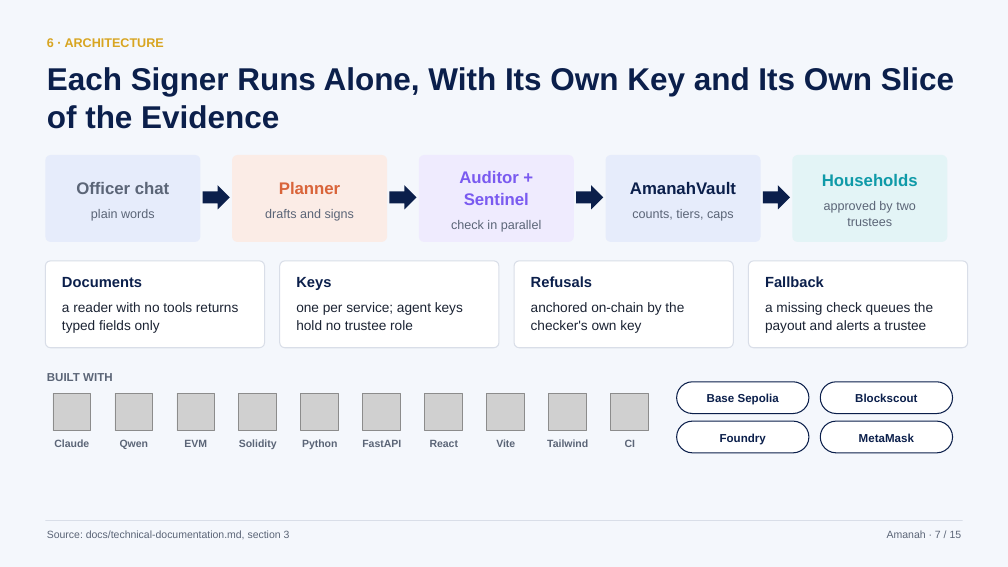
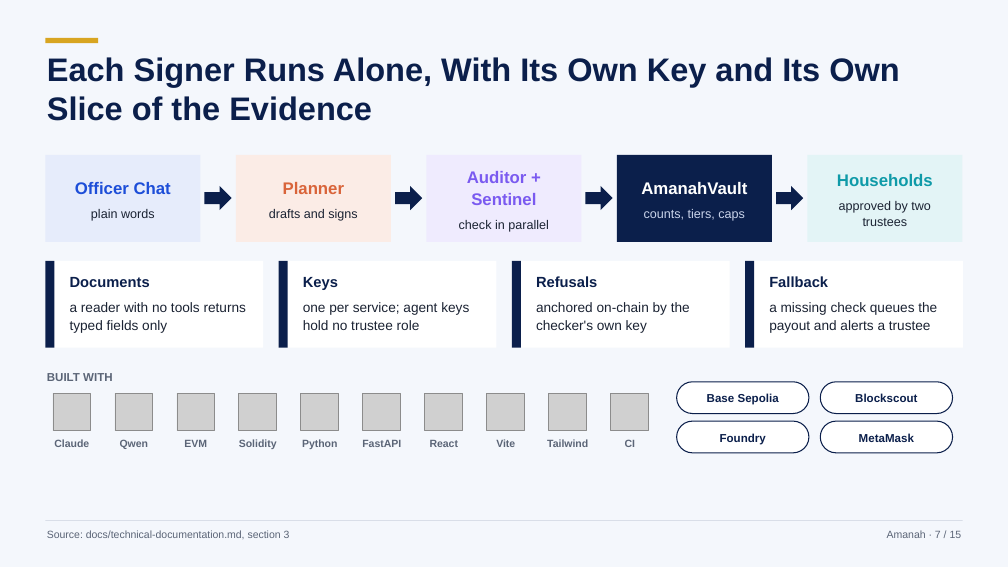
Before and after one commit to hafizmnazman/amanah-wallet, a slide deck: slide 7 of docs/deck/amanah-deck.pptx. Drawn at 1008x567 pixels with LibreOffice and Linux fonts; fonts in the diff are those of the drawing; grey boxes stand for pictures. Boxes give left, top, right and bottom in pixels: in the first picture for what was removed or moved away, otherwise in the second. Text is boxed around its words. In the diff, an @@ line names an element or a change of style, - is before the commit and + after.

```diff
--- a/docs/deck/amanah-deck.pptx
+++ b/docs/deck/amanah-deck.pptx
@@ text "Each Signer Runs Alone, With ...": place and size @@
-text "Each Signer Runs Alone, With ..." at box(47, 67, 954, 129)
+text "Each Signer Runs Alone, With ..." at box(47, 57, 899, 121)
@@ text "Each Signer Runs Alone, With ..." at box(47, 57, 899, 121): size 30 to 31 pt; line spacing 1 to 0.98 @@
@@ rectangle added at box(45, 38, 98, 43), fill #D8A521 @@
@@ text removed at box(47, 38, 164, 47) @@
-6 · ARCHITECTURE
@@ 2 rectangles, 1 right arrow: place and size @@
-2 rectangles, 1 right arrow at box(232, 155, 574, 242)
+2 rectangles, 1 right arrow at box(236, 155, 582, 242)
@@ rounded rectangle removed at box(606, 155, 761, 242) @@
@@ rectangle added at box(617, 155, 772, 242), fill #0B1F4B @@
@@ text "AmanahVault" at box(641, 182, 747, 221): text colour #0B1F4B to #FFFFFF in "AmanahVault"; text colour #5B6577 to #C9D3EA in "counts, tiers, caps" @@
@@ 1 text, 1 right arrow, 1 rectangle: place and size @@
-1 text, 1 right arrow, 1 rectangle at box(763, 155, 948, 242)
+1 text, 1 right arrow, 1 rectangle at box(777, 155, 963, 242)
@@ rounded rectangle to rectangle in 4 elements at box(45, 155, 200, 242), box(236, 155, 391, 242), box(426, 155, 582, 242), box(808, 155, 963, 242) @@
@@ text at box(75, 182, 171, 194): text changed; text colour #5B6577 to #1D4ED8 @@
-Officer chat
+Officer Chat
@@ text at box(91, 209, 155, 221): text colour #5B6577 to #1B2333 in "plain words" @@
@@ text at box(269, 209, 357, 221): text colour #5B6577 to #1B2333 in "drafts and signs" @@
@@ 2 texts, 1 right arrow: place and size @@
-2 texts, 1 right arrow at box(451, 171, 736, 232)
+2 texts, 1 right arrow at box(459, 171, 747, 232)
@@ text at box(839, 201, 931, 226): text colour #5B6577 to #1B2333 in "approved by two trustees" @@
@@ text at box(459, 220, 549, 232): text colour #5B6577 to #1B2333 in "check in parallel" @@
@@ rounded rectangle removed at box(45, 261, 265, 348) @@
@@ rectangle added at box(45, 261, 263, 348), fill #FFFFFF @@
@@ rectangle added at box(45, 261, 54, 348), fill #0B1F4B @@
@@ rectangle added at box(279, 261, 497, 348), fill #FFFFFF @@
@@ rectangle added at box(279, 261, 288, 348), fill #0B1F4B @@
@@ rounded rectangle removed at box(280, 261, 499, 348) @@
@@ rectangle added at box(512, 261, 730, 348), fill #FFFFFF @@
@@ rectangle added at box(512, 261, 521, 348), fill #0B1F4B @@
@@ rounded rectangle removed at box(514, 261, 734, 348) @@
@@ rectangle added at box(746, 261, 963, 348), fill #FFFFFF @@
@@ rectangle added at box(746, 261, 755, 348), fill #0B1F4B @@
@@ rounded rectangle removed at box(749, 261, 968, 348) @@
@@ text "Documents": place and size @@
-text "Documents" at box(62, 277, 238, 333)
+text "Documents" at box(70, 277, 246, 333)
@@ text "Keys": place and size @@
-text "Keys" at box(296, 277, 463, 330)
+text "Keys" at box(303, 277, 469, 330)
@@ text "Refusals": place and size @@
-text "Refusals" at box(531, 276, 684, 333)
+text "Refusals" at box(536, 276, 690, 333)
@@ text "Fallback": place and size @@
-text "Fallback" at box(765, 276, 933, 333)
+text "Fallback" at box(769, 276, 937, 333)
```
Also in this commit, not shown: 14 other slides changed, 2 other files.
